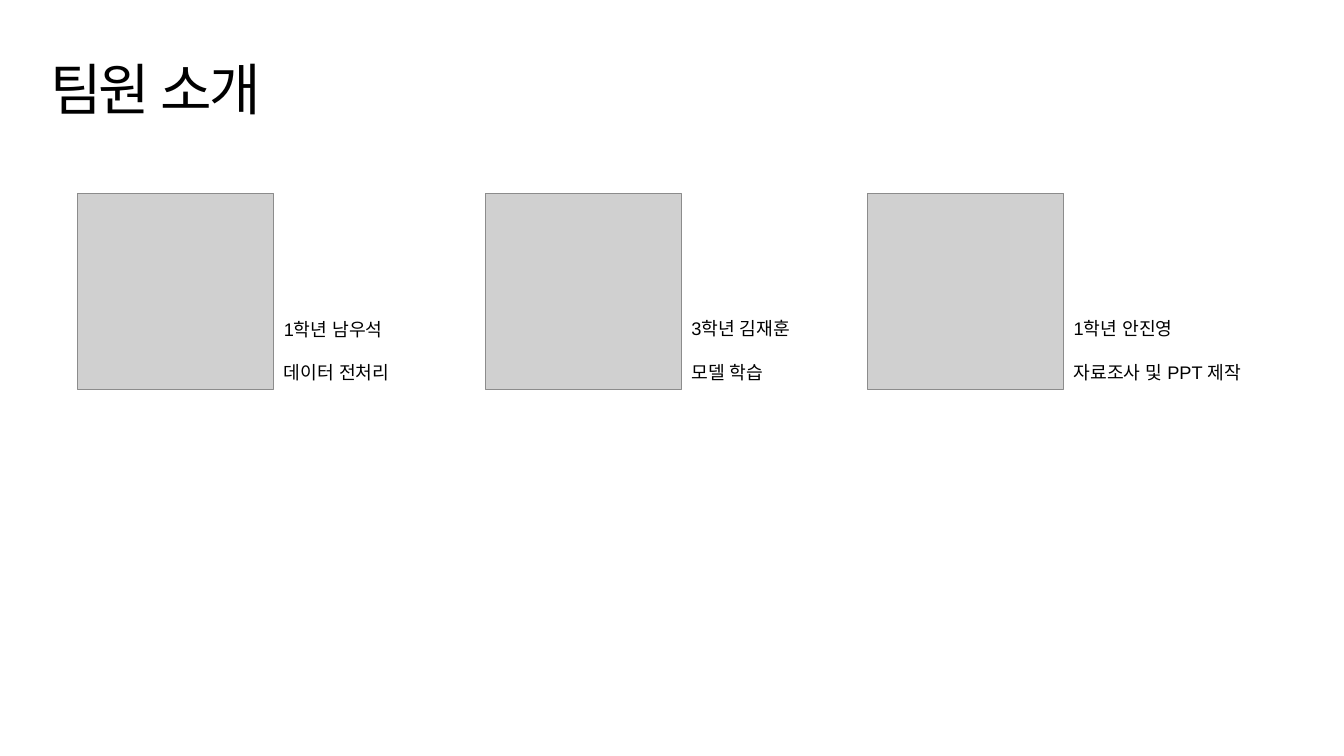
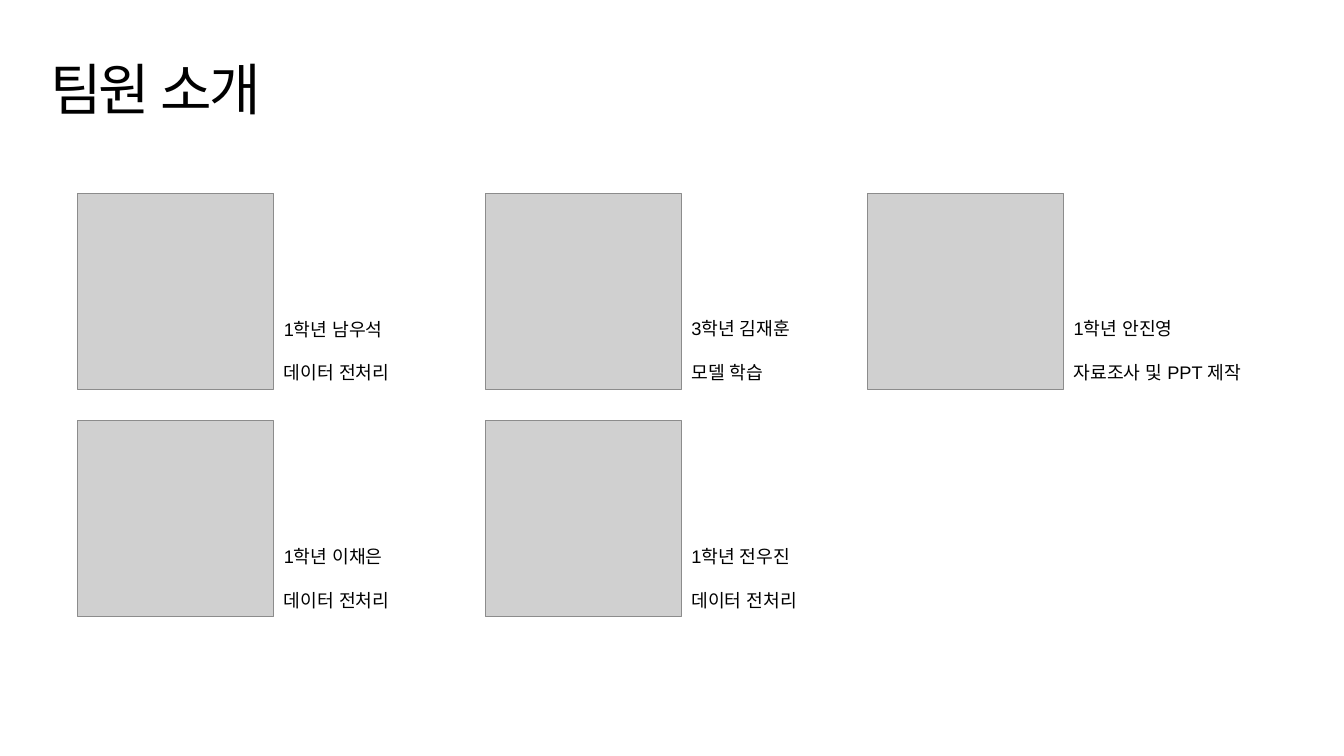
Before and after one commit to suk-6/22-dcc, a slide deck: slide 2 of 춘식이 발표자료.pptx. Drawn at 1344x756 pixels with LibreOffice and Linux fonts; fonts in the diff are those of the drawing; grey boxes stand for pictures; background and template pictures are left out. Boxes give left, top, right and bottom in pixels: in the first picture for what was removed or moved away, otherwise in the second. Text is boxed around its words. In the diff, an @@ line names an element or a change of style, - is before the commit and + after.

```diff
--- a/춘식이 발표자료.pptx
+++ b/춘식이 발표자료.pptx
@@ picture added at <box>78,421,273,617</box> @@
@@ picture added at <box>486,421,682,617</box> @@
@@ text added at <box>284,548,389,609</box>, 13 pt, text #000000 @@
+1학년 이채은
+데이터 전처리
@@ text added at <box>691,548,797,609</box>, 13 pt, text #000000 @@
+1학년 전우진
+데이터 전처리
```
Also in this commit, not shown: 9 other slides changed.
